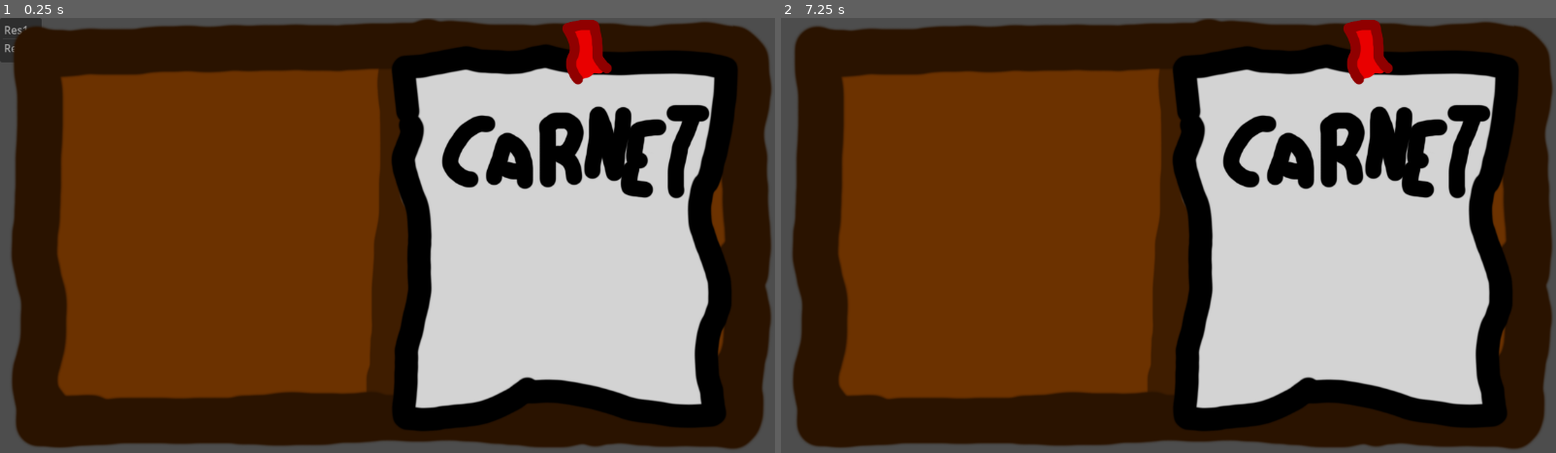
Above: before the commit, frames 1-2 (left to right).
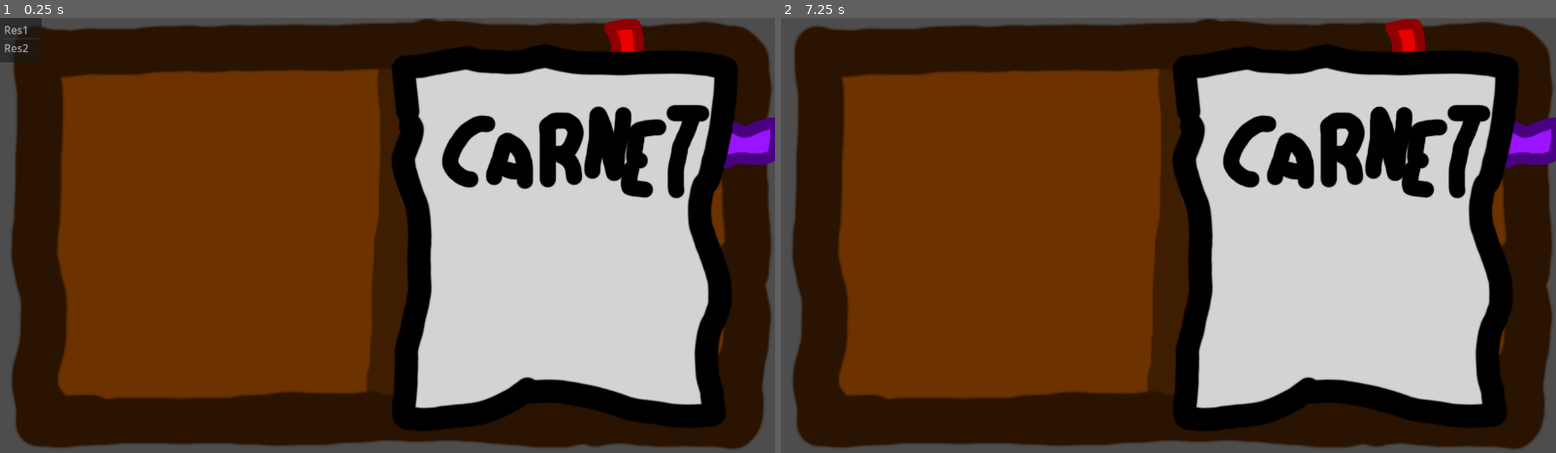
Above: after the commit, the same moments.

Repository: Sammouille/nodja
Game: Godot game, scene res://scripts_et_scenes/carnet/carnet_voyage.tscn
Two runs of this game, one before a commit and one after it. Both use one fixed random seed, a clock stepped at 60 frames per second and the inputs below. The project has no main scene, so this scene is started directly.
Inputs (mouse positions are in pixels of both pictures, inside the frame that each line leads up to):
- Up to frame 1 (0.25 s): no input
- Up to frame 2 (7.25 s): tap Enter at 0.5, 2, 3.5 s; move the mouse to (1339, 213) at 0.52 s; hold D (droite) 0.53-1.25 s; click (1339, 213) at 0.6 s; tap Space (saut) at 0.77, 1.25, 2.75, 3.77, 4.25, 6.77 s; drag from (1013, 257) to (1129, 322) at 1.27 s; move the mouse to (1246, 139) at 2.02 s; hold A (gauche) 2.03-2.75 s; right-click (1246, 139) at 2.1 s; click (1246, 139) at 2.3 s; drag from (1129, 322) to (936, 170) at 2.77 s; move the mouse to (1401, 300) at 3.52 s; hold D (droite) 3.53-4.25 s; click (1401, 300) at 3.6 s; tap F1 (debug_1) at 4.15 s; drag from (936, 170) to (1052, 126) at 4.27 s; move the mouse to (1207, 235) at 5.02 s; hold D (droite) 5.03-5.75 s; click (1207, 235) at 5.1 s; tap F2 (debug_2) at 5.65 s; drag from (1052, 126) to (1013, 257) at 5.77 s; move the mouse to (1339, 213) at 6.52 s; hold A (gauche) from 6.53 s (still down); right-click (1339, 213) at 6.6 s; click (1339, 213) at 6.8 s; tap F3 (debug_manager_resolution) at 7.15 s

The runs differ from the first frame. In frame 1, 1.6% of the frame differs, in the area x 1-100%, y 0-35%; in frame 2, 1.6%.

Commit message:
carnet a moitie fonctionnel (jsp pq les signets marchent pas a gauche)

Diff:
--- a/scripts_et_scenes/carnet/carnet_voyage.gd
+++ b/scripts_et_scenes/carnet/carnet_voyage.gd
@@ -8,27 +8,30 @@
 
 func _ready() -> void:
 	actualiser_affichage()
+	for page in pages:
+		page.clic_signet.connect(changer_page)
 
 func changer_page(page_visee: Page):
 	if page_active:
-		page_active.hide()
+		page_active.fermer_page()
 
 	page_active = page_visee
 	page_active.ouvrir_page()
 	index_page = page_active.index
 	actualiser_affichage()
-
+	print(index_page)
 
 
 func actualiser_affichage():
 	for page in pages:
 		if page.index < index_page:
 			if page.signet.position.x > 0.0:
-				page.signet.position.x = -page.signet.position.x
+				page.signet.position.x = -abs(page.x_signet) -40
+			page.signet.z_index = 2
 		elif page.index > index_page:
 			if page.signet.position.x < 0.0:
-				page.signet.position.x = -page.signet.position.x
-
-
-func _on_double_page_clic_signet(page: Variant) -> void:
-	changer_page(page)
+				page.signet.position.x = abs(page.x_signet)
+			page.signet.z_index = 0
+		else:
+			page.signet.position.x = page.x_signet
+			page.signet.z_index = 2
--- a/scripts_et_scenes/carnet/carnet_voyage.tscn
+++ b/scripts_et_scenes/carnet/carnet_voyage.tscn
@@ -6,8 +6,11 @@
 [ext_resource type="Script" uid="uid://28h8sdal477x" path="res://scripts_et_scenes/carnet/double_page.gd" id="2_evnu1"]
 [ext_resource type="Texture2D" uid="uid://x6no3s4pt1tq" path="res://assets/carnet/premiere_page.png" id="3_4lklj"]
 [ext_resource type="Texture2D" uid="uid://lvc1wjubh23y" path="res://assets/carnet/page.png" id="3_evnu1"]
-
-[node name="CarnetVoyage" type="Control" unique_id=1173689453]
+[ext_resource type="Script" uid="uid://5s6atf1yfedf" path="res://scripts_et_scenes/carnet/page_mj_debug.gd" id="4_u3f38"]
+[ext_resource type="Texture2D" uid="uid://sgvkyt058lti" path="res://assets/carnet/signet4.png" id="7_fgnlk"]
+[ext_resource type="Texture2D" uid="uid://6251tlovxhff" path="res://assets/carnet/signet3.png" id="8_g2mpa"]
+
+[node name="CarnetVoyage" type="Control" unique_id=1173689453 node_paths=PackedStringArray("pages")]
 layout_mode = 3
 anchors_preset = 15
 anchor_right = 1.0
@@ -15,8 +18,10 @@
 grow_horizontal = 2
 grow_vertical = 2
 script = ExtResource("1_58231")
+pages = [NodePath("DoublePage"), NodePath("DoublePage2"), NodePath("DoublePageUnlock")]
 
 [node name="TextureRect" type="TextureRect" parent="." unique_id=1459639798]
+z_index = -20
 layout_mode = 1
 anchors_preset = 15
 anchor_right = 1.0
@@ -27,6 +32,7 @@
 expand_mode = 5
 
 [node name="PremierePage" type="Control" parent="." unique_id=818951584]
+z_index = 1
 layout_mode = 1
 anchors_preset = 13
 anchor_left = 0.5
@@ -46,7 +52,117 @@
 texture = ExtResource("3_4lklj")
 expand_mode = 5
 
-[node name="DoublePage" type="Control" parent="." unique_id=1777725114 node_paths=PackedStringArray("contenu_visuel", "signet")]
+[node name="DoublePage" type="Control" parent="." unique_id=1777725114 node_paths=PackedStringArray("signet_unlock", "contenu_visuel", "signet")]
+layout_mode = 1
+anchors_preset = 13
+anchor_left = 0.5
+anchor_right = 0.5
+anchor_bottom = 1.0
+grow_horizontal = 2
+grow_vertical = 2
+script = ExtResource("4_u3f38")
+signet_unlock = NodePath("../DoublePageUnlock/Signet")
+contenu_visuel = [NodePath("PageGauche"), NodePath("PageDroite")]
+signet = NodePath("Signet")
+x_signet = 307.0
+
+[node name="PageGauche" type="Control" parent="DoublePage" unique_id=1348626340]
+visible = false
+z_index = 1
+layout_mode = 1
+anchors_preset = 13
+anchor_left = 0.5
+anchor_right = 0.5
+anchor_bottom = 1.0
+offset_left = -576.0
+grow_horizontal = 2
+grow_vertical = 2
+mouse_filter = 2
+
+[node name="TextureRect" type="TextureRect" parent="DoublePage/PageGauche" unique_id=1160618490]
+layout_mode = 1
+anchors_preset = 15
+anchor_right = 1.0
+anchor_bottom = 1.0
+grow_horizontal = 2
+grow_vertical = 2
+texture = ExtResource("3_evnu1")
+expand_mode = 5
+flip_h = true
+flip_v = true
+
+[node name="Label" type="Label" parent="DoublePage/PageGauche" unique_id=392137633]
+layout_mode = 0
+offset_left = 120.0
+offset_top = 489.0
+offset_right = 160.0
+offset_bottom = 558.0
+theme_override_colors/font_color = Color(0, 0, 0, 1)
+theme_override_font_sizes/font_size = 50
+text = "1"
+
+[node name="PageDroite" type="Control" parent="DoublePage" unique_id=528031407]
+visible = false
+z_index = 1
+layout_mode = 1
+anchors_preset = 13
+anchor_left = 0.5
+anchor_right = 0.5
+anchor_bottom = 1.0
+offset_right = 576.0
+grow_horizontal = 2
+grow_vertical = 2
+mouse_filter = 2
+
+[node name="TextureRect2" type="TextureRect" parent="DoublePage/PageDroite" unique_id=1682079252]
+layout_mode = 1
+anchors_preset = 15
+anchor_right = 1.0
+anchor_bottom = 1.0
+grow_horizontal = 2
+grow_vertical = 2
+texture = ExtResource("3_evnu1")
+expand_mode = 5
+flip_v = true
+
+[node name="Label" type="Label" parent="DoublePage/PageDroite" unique_id=248436443]
+layout_mode = 0
+offset_left = 426.0
+offset_top = 485.0
+offset_right = 466.0
+offset_bottom = 554.0
+theme_override_colors/font_color = Color(0, 0, 0, 1)
+theme_override_font_sizes/font_size = 50
+text = "2"
+
+[node name="Button" type="Button" parent="DoublePage/PageDroite" unique_id=346756845]
+layout_mode = 0
+offset_left = 88.0
+offset_top = 497.0
+offset_right = 379.0
+offset_bottom = 547.0
+theme_override_font_sizes/font_size = 30
+text = "DEBUG Mini-jeu fini"
+
+[node name="Signet" type="Control" parent="DoublePage" unique_id=244834085]
+anchors_preset = 0
+offset_left = 307.0
+offset_top = -15.0
+offset_right = 410.0
+offset_bottom = 115.0
+pivot_offset_ratio = Vector2(0.5, 0.5)
+
+[node name="TextureRect" type="TextureRect" parent="DoublePage/Signet" unique_id=834821563]
+layout_mode = 1
+anchors_preset = 15
+anchor_right = 1.0
+anchor_bottom = 1.0
+grow_horizontal = 2
+grow_vertical = 2
+texture = ExtResource("2_7vl3t")
+expand_mode = 5
+
+[node name="DoublePageUnlock" type="Control" parent="." unique_id=1153004739 node_paths=PackedStringArray("contenu_visuel", "signet")]
 layout_mode = 1
 anchors_preset = 13
 anchor_left = 0.5
@@ -56,10 +172,13 @@
 grow_vertical = 2
 script = ExtResource("2_evnu1")
 contenu_visuel = [NodePath("PageGauche"), NodePath("PageDroite")]
+index = 2
 signet = NodePath("Signet")
-
-[node name="PageGauche" type="Control" parent="DoublePage" unique_id=1348626340]
-visible = false
+x_signet = 389.0
+
+[node name="PageGauche" type="Control" parent="DoublePageUnlock" unique_id=1034586337]
+visible = false
+z_index = 1
 layout_mode = 1
 anchors_preset = 13
 anchor_left = 0.5
@@ -68,8 +187,9 @@
 offset_left = -576.0
 grow_horizontal = 2
 grow_vertical = 2
-
-[node name="TextureRect" type="TextureRect" parent="DoublePage/PageGauche" unique_id=1160618490]
+mouse_filter = 2
+
+[node name="TextureRect" type="TextureRect" parent="DoublePageUnlock/PageGauche" unique_id=569634089]
 layout_mode = 1
 anchors_preset = 15
 anchor_right = 1.0
@@ -81,8 +201,19 @@
 flip_h = true
 flip_v = true
 
-[node name="PageDroite" type="Control" parent="DoublePage" unique_id=528031407]
-visible = false
+[node name="Label" type="Label" parent="DoublePageUnlock/PageGauche" unique_id=2095091101]
+layout_mode = 0
+offset_left = 120.0
+offset_top = 489.0
+offset_right = 160.0
+offset_bottom = 558.0
+theme_override_colors/font_color = Color(0, 0, 0, 1)
+theme_override_font_sizes/font_size = 50
+text = "3"
+
+[node name="PageDroite" type="Control" parent="DoublePageUnlock" unique_id=897569927]
+visible = false
+z_index = 1
 layout_mode = 1
 anchors_preset = 13
 anchor_left = 0.5
@@ -91,35 +222,167 @@
 offset_right = 576.0
 grow_horizontal = 2
 grow_vertical = 2
-
-[node name="TextureRect2" type="TextureRect" parent="DoublePage/PageDroite" unique_id=1682079252]
-layout_mode = 1
-anchors_preset = 15
-anchor_right = 1.0
-anchor_bottom = 1.0
-grow_horizontal = 2
-grow_vertical = 2
-texture = ExtResource("3_evnu1")
-expand_mode = 5
-flip_v = true
-
-[node name="Signet" type="Control" parent="DoublePage" unique_id=244834085]
-anchors_preset = 0
-offset_left = 245.0
-offset_top = -14.0
-offset_right = 348.0
-offset_bottom = 116.0
-
-[node name="TextureRect" type="TextureRect" parent="DoublePage/Signet" unique_id=834821563]
-layout_mode = 1
-anchors_preset = 15
-anchor_right = 1.0
-anchor_bottom = 1.0
-grow_horizontal = 2
-grow_vertical = 2
-texture = ExtResource("2_7vl3t")
-expand_mode = 5
-
-[connection signal="clic_signet" from="DoublePage" to="." method="_on_double_page_clic_signet"]
+mouse_filter = 2
+
+[node name="TextureRect2" type="TextureRect" parent="DoublePageUnlock/PageDroite" unique_id=580404785]
+layout_mode = 1
+anchors_preset = 15
+anchor_right = 1.0
+anchor_bottom = 1.0
+grow_horizontal = 2
+grow_vertical = 2
+texture = ExtResource("3_evnu1")
+expand_mode = 5
+flip_v = true
+
+[node name="Label" type="Label" parent="DoublePageUnlock/PageDroite" unique_id=262571889]
+layout_mode = 0
+offset_left = 426.0
+offset_top = 485.0
+offset_right = 466.0
+offset_bottom = 554.0
+theme_override_colors/font_color = Color(0, 0, 0, 1)
+theme_override_font_sizes/font_size = 50
+text = "4"
+
+[node name="Signet" type="Control" parent="DoublePageUnlock" unique_id=827273055]
+visible = false
+layout_mode = 1
+anchors_preset = 13
+anchor_left = 0.5
+anchor_right = 0.5
+anchor_bottom = 1.0
+offset_left = 389.0
+offset_top = -35.0
+offset_right = 505.0
+offset_bottom = -529.0
+grow_horizontal = 2
+grow_vertical = 2
+pivot_offset = Vector2(58, 77)
+
+[node name="TextureRect" type="TextureRect" parent="DoublePageUnlock/Signet" unique_id=579971288]
+layout_mode = 1
+anchors_preset = 15
+anchor_right = 1.0
+anchor_bottom = 1.0
+offset_right = 1.5258789e-05
+grow_horizontal = 2
+grow_vertical = 2
+texture = ExtResource("8_g2mpa")
+expand_mode = 5
+
+[node name="DoublePage2" type="Control" parent="." unique_id=120834702 node_paths=PackedStringArray("contenu_visuel", "signet")]
+layout_mode = 1
+anchors_preset = 13
+anchor_left = 0.5
+anchor_right = 0.5
+anchor_bottom = 1.0
+grow_horizontal = 2
+grow_vertical = 2
+script = ExtResource("2_evnu1")
+contenu_visuel = [NodePath("PageGauche"), NodePath("PageDroite")]
+index = 3
+signet = NodePath("Signet")
+x_signet = 479.0
+
+[node name="PageGauche" type="Control" parent="DoublePage2" unique_id=676350390]
+visible = false
+z_index = 1
+layout_mode = 1
+anchors_preset = 13
+anchor_left = 0.5
+anchor_right = 0.5
+anchor_bottom = 1.0
+offset_left = -576.0
+grow_horizontal = 2
+grow_vertical = 2
+mouse_filter = 2
+
+[node name="TextureRect" type="TextureRect" parent="DoublePage2/PageGauche" unique_id=200435401]
+layout_mode = 1
+anchors_preset = 15
+anchor_right = 1.0
+anchor_bottom = 1.0
+grow_horizontal = 2
+grow_vertical = 2
+texture = ExtResource("3_evnu1")
+expand_mode = 5
+flip_h = true
+flip_v = true
+
+[node name="Label" type="Label" parent="DoublePage2/PageGauche" unique_id=232671267]
+layout_mode = 0
+offset_left = 120.0
+offset_top = 489.0
+offset_right = 160.0
+offset_bottom = 558.0
+theme_override_colors/font_color = Color(0, 0, 0, 1)
+theme_override_font_sizes/font_size = 50
+text = "5"
+
+[node name="PageDroite" type="Control" parent="DoublePage2" unique_id=1335472258]
+visible = false
+z_index = 1
+layout_mode = 1
+anchors_preset = 13
+anchor_left = 0.5
+anchor_right = 0.5
+anchor_bottom = 1.0
+offset_right = 576.0
+grow_horizontal = 2
+grow_vertical = 2
+mouse_filter = 2
+
+[node name="TextureRect2" type="TextureRect" parent="DoublePage2/PageDroite" unique_id=752061706]
+layout_mode = 1
+anchors_preset = 15
+anchor_right = 1.0
+anchor_bottom = 1.0
+grow_horizontal = 2
+grow_vertical = 2
+texture = ExtResource("3_evnu1")
+expand_mode = 5
+flip_v = true
+
+[node name="Label" type="Label" parent="DoublePage2/PageDroite" unique_id=1433951645]
+layout_mode = 0
+offset_left = 426.0
+offset_top = 485.0
+offset_right = 466.0
+offset_bottom = 554.0
+theme_override_colors/font_color = Color(0, 0, 0, 1)
+theme_override_font_sizes/font_size = 50
+text = "6"
+
+[node name="Signet" type="Control" parent="DoublePage2" unique_id=502901700]
+layout_mode = 1
+anchors_preset = 13
+anchor_left = 0.5
+anchor_right = 0.5
+anchor_bottom = 1.0
+offset_left = 479.0
+offset_top = 109.0
+offset_right = 595.0
+offset_bottom = -385.0
+grow_horizontal = 2
+grow_vertical = 2
+rotation = -4.712389
+pivot_offset = Vector2(58, 77)
+
+[node name="TextureRect" type="TextureRect" parent="DoublePage2/Signet" unique_id=724751947]
+layout_mode = 1
+anchors_preset = 15
+anchor_right = 1.0
+anchor_bottom = 1.0
+grow_horizontal = 2
+grow_vertical = 2
+texture = ExtResource("7_fgnlk")
+expand_mode = 5
+
+[connection signal="pressed" from="DoublePage/PageDroite/Button" to="DoublePage" method="_on_button_pressed"]
 [connection signal="mouse_entered" from="DoublePage/Signet" to="DoublePage" method="_on_signet_mouse_entered"]
 [connection signal="mouse_exited" from="DoublePage/Signet" to="DoublePage" method="_on_signet_mouse_exited"]
+[connection signal="mouse_entered" from="DoublePageUnlock/Signet" to="DoublePageUnlock" method="_on_signet_mouse_entered"]
+[connection signal="mouse_exited" from="DoublePageUnlock/Signet" to="DoublePageUnlock" method="_on_signet_mouse_exited"]
+[connection signal="mouse_entered" from="DoublePage2/Signet" to="DoublePage2" method="_on_signet_mouse_entered"]
+[connection signal="mouse_exited" from="DoublePage2/Signet" to="DoublePage2" method="_on_signet_mouse_exited"]
--- a/scripts_et_scenes/carnet/double_page.gd
+++ b/scripts_et_scenes/carnet/double_page.gd
@@ -9,16 +9,22 @@
 
 @export var contenu_visuel: Array[Control]
 
-signal clic_signet(page)
+signal clic_signet(page: Page)
 
 @export var index:= 1
 
 @export var signet: Control
+@export var x_signet:= 100.0
 
 func ouvrir_page():
 	ouverte = true
 	for i in contenu_visuel:
 		i.show()
+
+func fermer_page():
+	ouverte = false
+	for i in contenu_visuel:
+		i.hide()
 
 func _on_signet_mouse_entered() -> void:
 	print("on")
@@ -33,4 +39,4 @@
 		if event.button_index == 1 and event.pressed:
 			if signet_hovered:
 				clic_signet.emit(self)
-				ouvrir_page()
+				#ouvrir_page()
--- /dev/null
+++ b/scripts_et_scenes/carnet/page_mj_debug.gd
@@ -0,0 +1,7 @@
+extends Page
+
+@export var signet_unlock: Control
+
+func _on_button_pressed() -> void:
+	$PageDroite/Button.disabled
+	signet_unlock.show()
Not shown, added: scripts_et_scenes/carnet/page_mj_debug.gd.uid
